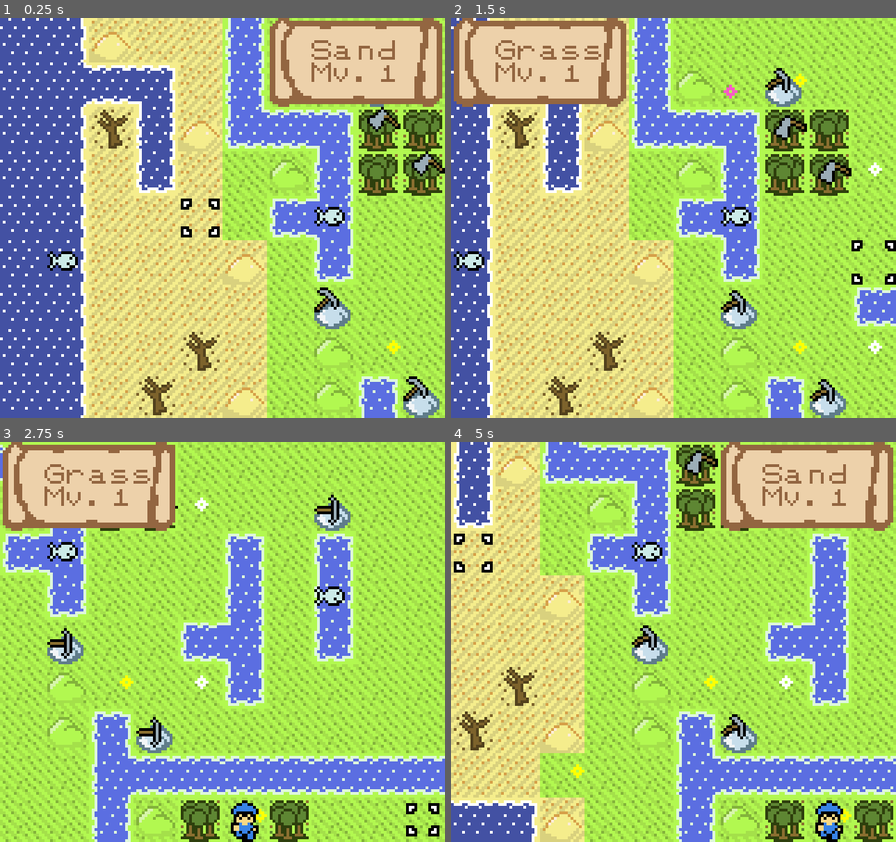
Above: before the commit, frames 1-4 (two rows, left to right).
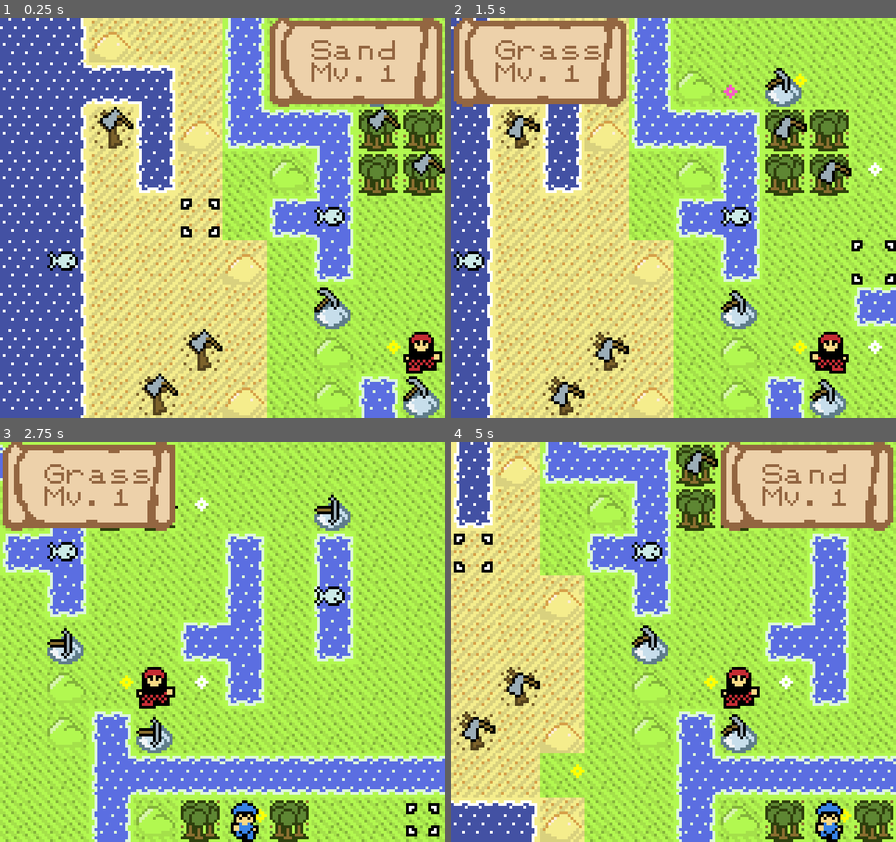
Above: after the commit, the same moments.

Repository: SummonerL/GuildBuilders
Game: Godot game, scene res://Scenes/Overworld/Overworld_Scene.tscn
The game is run twice, just before and just after one commit, with the same random seed, the same clock (stepped at 60 frames per second) and the same inputs.
Inputs:
- Up to frame 1 (0.25 s): no input
- Up to frame 2 (1.5 s): tap Enter (ui_accept) at 0.5, 0.77 s; hold Right (ui_right) 0.53-1.28 s; hold Down (ui_down) from 1.28 s (still down)
- Up to frame 3 (2.75 s): tap Enter (ui_accept) at 1.52 s; release Down (ui_down) at 2.03 s; hold Right (ui_right) from 2.03 s (still down)
- Up to frame 4 (5 s): release Right (ui_right) at 2.78 s; hold Up (ui_up) 2.78-3.53 s; tap Enter (ui_accept) at 3.02, 3.77, 4.52 s; hold Left (ui_left) from 3.53 s (still down)

The runs differ from the first frame. In frame 1, 1.3% of the frame differs, in the area x 22-100%, y 22-96%; in frame 2, 1.3%, in the area x 12-90%, y 24-98%; in frame 3, 0.7%; in frame 4, 1.1%.

Commit message:
added male woodcutter sprite

Diff:
--- a/Autoload/Game_Constants.gd
+++ b/Autoload/Game_Constants.gd
@@ -33,5 +33,6 @@
 
 enum UNIT_TYPES {
 	ANGLER_MALE,
-	ANGLER_FEMALE
+	ANGLER_FEMALE,
+	WOODCUTTER_MALE
 }
--- a/Entities/HUD/Letters_Symbols/Letters_Symbols.tscn
+++ b/Entities/HUD/Letters_Symbols/Letters_Symbols.tscn
@@ -758,7 +758,6 @@
 [node name="Arrow_Down_Sprite" type="AnimatedSprite" parent="."]
 visible = false
 frames = SubResource( 2 )
-frame = 1
 speed_scale = 0.9
 playing = true
 centered = false
--- a/Entities/Player/Party.gd
+++ b/Entities/Player/Party.gd
@@ -6,6 +6,7 @@
 # all of the unit types
 onready var angler_male_scn = preload("res://Entities/Player/Units/Angler_Male.tscn")
 onready var angler_female_scn = preload("res://Entities/Player/Units/Angler_Female.tscn")
+onready var woodcutter_male_scn = preload("res://Entities/Player/Units/Woodcutter_Male.tscn")
 
 # keep track of the unit that is currently 'active'
 var active_unit = null
@@ -25,3 +26,5 @@
 			add_child(angler_male_scn.instance())
 		constants.UNIT_TYPES.ANGLER_FEMALE:
 			add_child(angler_female_scn.instance())
+		constants.UNIT_TYPES.WOODCUTTER_MALE:
+			add_child(woodcutter_male_scn.instance())
--- /dev/null
+++ b/Entities/Player/Units/Woodcutter_Male.gd
@@ -0,0 +1,16 @@
+extends "res://Entities/Player/Units/Unit_Class.gd"
+
+func unit_init():
+	unit_pos_x = 9
+	unit_pos_y = 7
+
+	unit_name = "Male Woodcutter"
+
+	base_move = 3
+
+	self.global_position = Vector2(unit_pos_x*constants.TILE_WIDTH,
+									unit_pos_y*constants.TILE_HEIGHT)
+
+func _ready():
+	unit_base_init()
+	unit_init()
--- /dev/null
+++ b/Entities/Player/Units/Woodcutter_Male.tscn
@@ -0,0 +1,24 @@
+[gd_scene load_steps=5 format=2]
+
+[ext_resource path="res://Sprites/characters/woodcutter_male2.png" type="Texture" id=1]
+[ext_resource path="res://Sprites/characters/woodcutter_male1.png" type="Texture" id=2]
+[ext_resource path="res://Entities/Player/Units/Woodcutter_Male.gd" type="Script" id=3]
+
+[sub_resource type="SpriteFrames" id=1]
+animations = [ {
+"frames": [ ExtResource( 2 ), ExtResource( 1 ) ],
+"loop": true,
+"name": "default",
+"speed": 5.0
+} ]
+
+[node name="Woodcutter_Male" type="Node2D"]
+z_index = 1
+script = ExtResource( 3 )
+
+[node name="Woodcutter_Male_Sprite" type="AnimatedSprite" parent="."]
+frames = SubResource( 1 )
+frame = 1
+speed_scale = 0.5
+playing = true
+centered = false
--- a/Scenes/Overworld/Overworld_Scene.gd
+++ b/Scenes/Overworld/Overworld_Scene.gd
@@ -37,6 +37,7 @@
 	# add units to the player's party
 	player.party.add_unit(constants.UNIT_TYPES.ANGLER_MALE)
 	player.party.add_unit(constants.UNIT_TYPES.ANGLER_FEMALE)
+	player.party.add_unit(constants.UNIT_TYPES.WOODCUTTER_MALE)
 
 	add_child(camera)
 	camera.add_child(hud_tile_info) # make the hud a child of the camera
--- a/Scenes/Overworld/Overworld_Scene.tscn
+++ b/Scenes/Overworld/Overworld_Scene.tscn
@@ -30,7 +30,7 @@
 tile_set = ExtResource( 1 )
 cell_size = Vector2( 16, 16 )
 format = 1
-tile_data = PoolIntArray( 65544, 15, 0, 131080, 16, 0, 196617, 16, 0, 196621, 15, 0, 262151, 14, 0, 327681, 14, 0, 327693, 14, 0, 393223, 15, 0, 524297, 15, 0 )
+tile_data = PoolIntArray( 65544, 15, 0, 131074, 16, 0, 131080, 16, 0, 196617, 16, 0, 196621, 15, 0, 262151, 14, 0, 327681, 14, 0, 327693, 14, 0, 393223, 15, 0, 458756, 16, 0, 524291, 16, 0, 524297, 15, 0 )
 
 [node name="12PM_Loop" type="AudioStreamPlayer" parent="."]
 stream = ExtResource( 4 )
Binary file added: Sprites/characters/woodcutter_male1.png
Not shown, added: Sprites/characters/woodcutter_male1.png.import
Binary file added: Sprites/characters/woodcutter_male2.png
Not shown, added: Sprites/characters/woodcutter_male2.png.import
